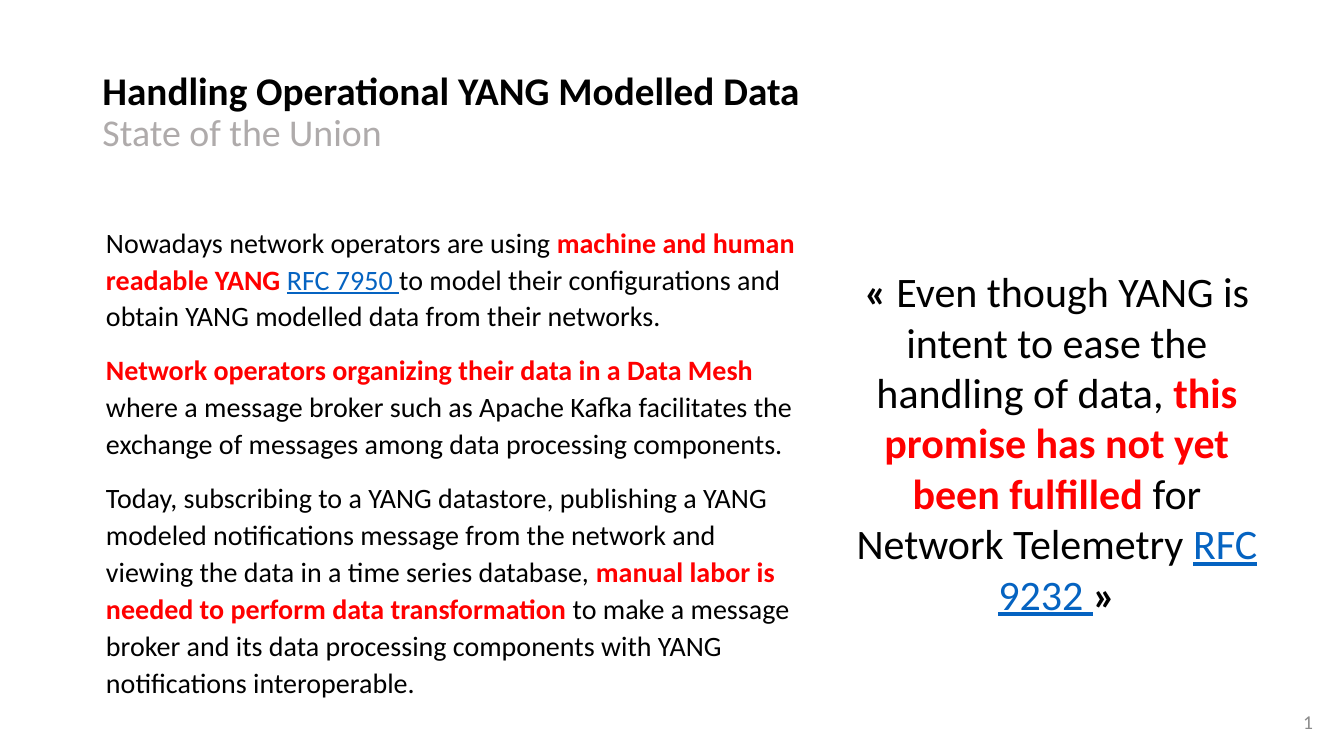
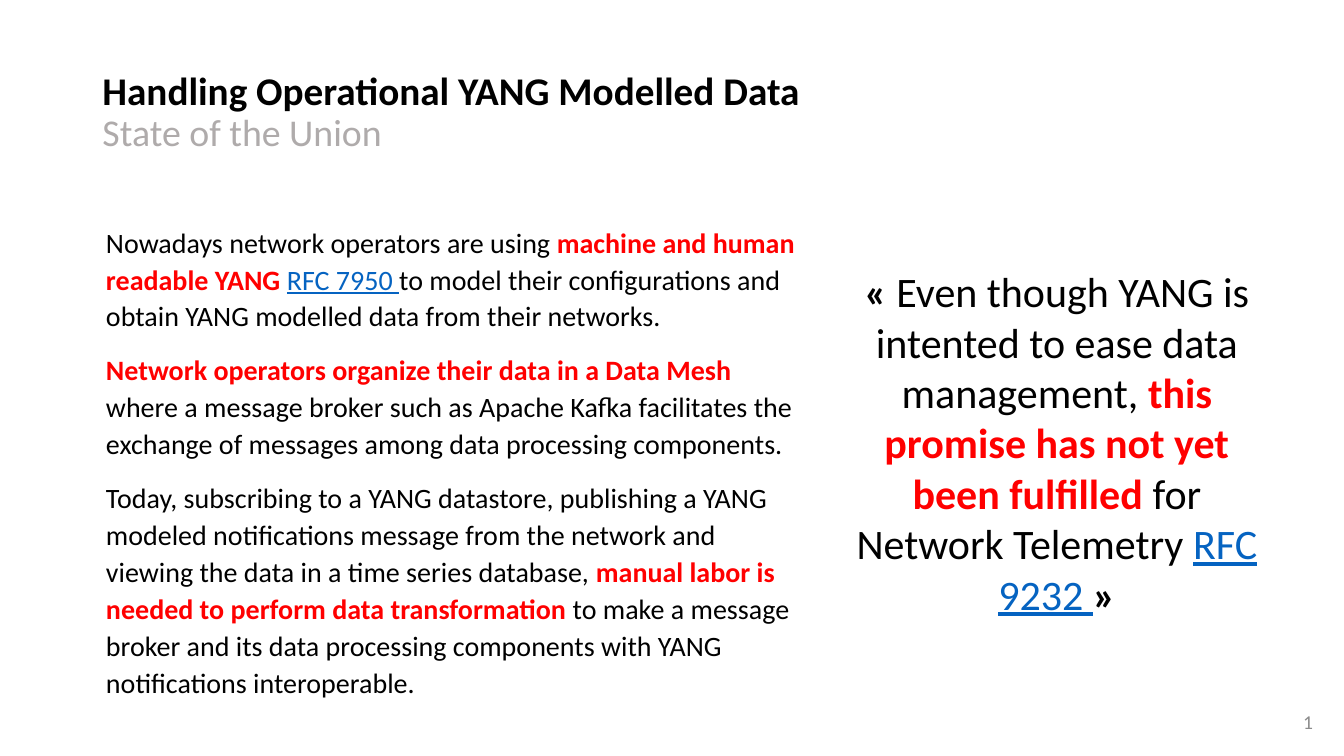
Before and after one commit to network-analytics/ietf-network-analytics-document-status, a slide deck: slide 1 of 122/NEMOPS/IAB NEMOPS - YANG-Push - Agile Incremental Driven Development.pptx. Drawn at 1344x756 pixels with LibreOffice and Linux fonts; fonts in the diff are those of the drawing. Boxes give left, top, right and bottom in pixels: in the first picture for what was removed or moved away, otherwise in the second. Text is boxed around its words. In the diff, an @@ line names an element or a change of style, - is before the commit and + after.

```diff
--- a/122/NEMOPS/IAB NEMOPS - YANG-Push - Agile Incremental Driven Development.pptx
+++ b/122/NEMOPS/IAB NEMOPS - YANG-Push - Agile Incremental Driven Development.pptx
@@ text at bbox=[857, 278, 1257, 566]: text changed @@
-« Even though YANG is intent to ease the handling of data, this promise has not yet been fulfilled for Network Telemetry RFC 9232 »
+« Even though YANG is intented to ease data management, this promise has not yet been fulfilled for Network Telemetry RFC 9232 »
@@ text at bbox=[106, 360, 792, 459]: text changed @@
-Network operators organizing their data in a Data Mesh where a message broker such as Apache Kafka facilitates the exchange of messages among data processing components.
+Network operators organize their data in a Data Mesh where a message broker such as Apache Kafka facilitates the exchange of messages among data processing components.
```
Also in this commit, not shown: 3 other slides changed, 1 other file.
